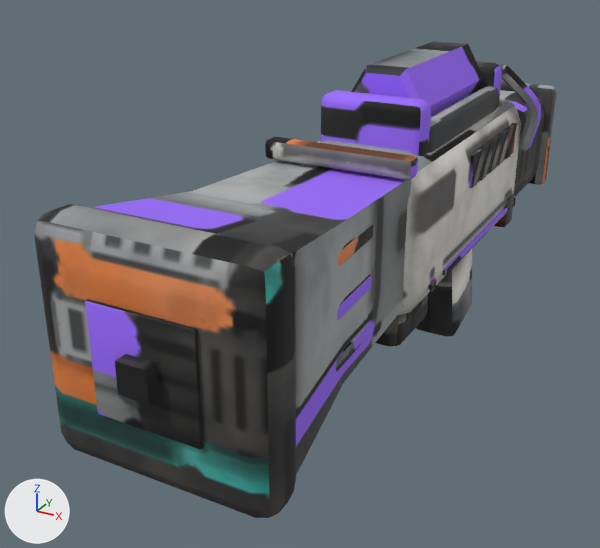
An edit to the FBX model art/gear/heavy_blaster/heavy_blaster.fbx, drawn before and after from the same camera.
Rendered twice from a 50 mm camera at (0.01, -0.025, 0.0162) aimed at (-0.0026, -0.002, 0.0048). The axes (+X, +Y, +Z) are drawn at lower left. The lights are the same throughout. The picture after the commit comes second. Where no turn or scale is listed for an object, it has been applied to the vertices.

The first picture shows 'Glow', 'Handle', 'Mag', 'Muzzle'.
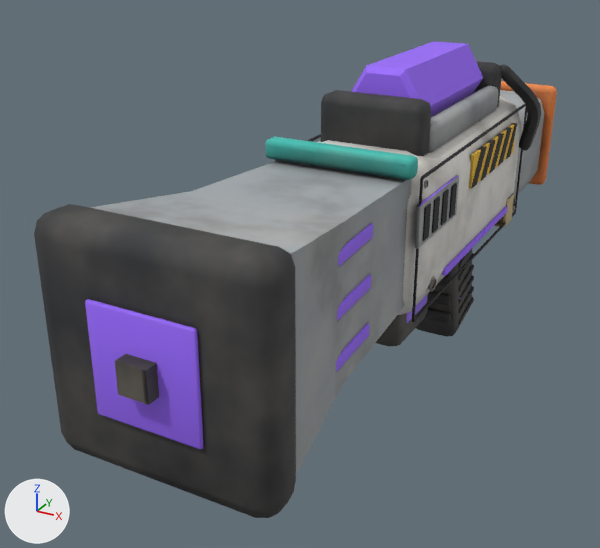
What changed in the scene script:
```text
Change me_muzzle:
    where me_muzzle.from_pydata(...)  # 8 vertices, 12 faces; spans x -0.0004..0.0004, y -0.01385..-0.01305, z 0.007049..0.007849
    used by ob_muzzle; location = (0.0, 0.0, 0.0)
    me_muzzle part 11: texture (UV) coordinates of 12 of 12 faces, centred in x -0.0004..0.0004, y -0.01385..-0.01305, z 0.007049..0.007849, changed; they spanned u 0.9..0.99, v 0.03..0.94 and now span u 0.94..0.96, v 0.13..0.46
Change me_handle:
    used by ob_handle; location = (0.0, 0.0, 0.0)
    remove me_handle.from_pydata(...)  # 1032 vertices, 1694 faces; spans x -0.003..0.003, y -0.0134..0.0139, z 0.0..0.0111
    add me_handle.from_pydata(...)  # 2372 vertices, 3908 faces; spans x -0.003..0.003, y -0.0134..0.0139, z 0.0..0.0111
    me_handle part 1: a new loose piece, a box spanning x 0.00228..0.00234, y -0.004..0.007, z 0.005009..0.005089, in mat_heavy_blaster (picture img_heavy_blaster_color_png)
    me_handle part 2: a new loose piece, a box spanning x 0.00228..0.00234, y -0.004..0.007, z 0.009409..0.009489, in mat_heavy_blaster (picture img_heavy_blaster_color_png)
    me_handle part 3: a new loose piece, a box spanning x 0.00228..0.00234, y -0.00404..-0.00396, z 0.005049..0.009449, in mat_heavy_blaster (picture img_heavy_blaster_color_png)
    me_handle part 4: a new loose piece, a box spanning x 0.00228..0.00234, y 0.00696..0.00704, z 0.005049..0.009449, in mat_heavy_blaster (picture img_heavy_blaster_color_png)
    me_handle part 5: a new loose piece, a box spanning x -0.00234..-0.00228, y -0.004..0.007, z 0.009409..0.009489, in mat_heavy_blaster (picture img_heavy_blaster_color_png)
    me_handle part 6: the loose piece of 8 vertices spanning x 0.0022..0.0024, y 0.0005..0.0018, z 0.0079..0.009 is copied, and the copy is turned 30.5 degrees about the x axis through its middle and scaled by 0.742, then moved by (0.0, -0.004, -0.0004); it spans x 0.0023..0.0024, y -0.0031..-0.0027, z 0.0075..0.0085
    me_handle part 7: the loose piece of 8 vertices spanning x 0.0022..0.0024, y 0.0005..0.0018, z 0.0079..0.009 is copied, and the copy is turned 30.5 degrees about the x axis through its middle and scaled by 0.742, then moved by (0.0, -0.0025, -0.0004); it spans x 0.0023..0.0024, y -0.0016..-0.0012, z 0.0075..0.0085
    me_handle part 8: 1012 vertices added at x -0.0024..0.0024, y 0.0036..0.0071, z 0.0006..0.0054
    me_handle part 9: 108 vertices added at x 0.0023..0.0024, y -0.0041..-0.0008, z 0.0074..0.0093
    me_handle part 10: 1671 kept faces spanning x -0.003..0.003, y -0.0134..0.0139, z 0.0..0.0111 get new texture (UV) coordinates
    other edits to the shape of me_handle do not show in these pictures
Change me_glow:
    where me_glow.from_pydata(...)  # 444 vertices, 848 faces; spans x -0.0024..0.0024, y -0.0135..0.0055, z 0.0055..0.0119
    used by ob_glow; location = (0.0, 0.0, 0.0)
    me_glow part 12: texture (UV) coordinates of 848 of 848 faces, centred in x -0.0024..0.0024, y -0.0135..0.0055, z 0.0055..0.0119, changed; they spanned u 0.0..0.98, v 0.0..0.99 and now span u 0.0..0.98, v 0.0..0.99
```

Location of each change, [x1, y1, x2, y2] in pixels of the pictures (600 x 548 px):
part 1 of me_handle, added
    after: [412, 212, 516, 322]
part 2 of me_handle, added
    after: [421, 104, 526, 179]
part 3 of me_handle, added
    after: [412, 178, 423, 321]
part 4 of me_handle, added
    after: [514, 107, 527, 212]
part 5 of me_handle, added (mostly hidden)
    after: [307, 134, 321, 142]
part 6 of me_handle, added
    after: [432, 196, 440, 233]
part 7 of me_handle, added
    after: [449, 183, 457, 218]
part 8 of me_handle, added
    after: [424, 206, 516, 324]
part 9 of me_handle, added
    after: [415, 175, 459, 249]
part 10 of me_handle, surface changed
    both: [34, 61, 557, 501]
part 11 of me_muzzle, surface changed (lighter)
    both: [115, 354, 159, 405]
part 12 of me_glow, surface changed
    both: [85, 41, 508, 449]
